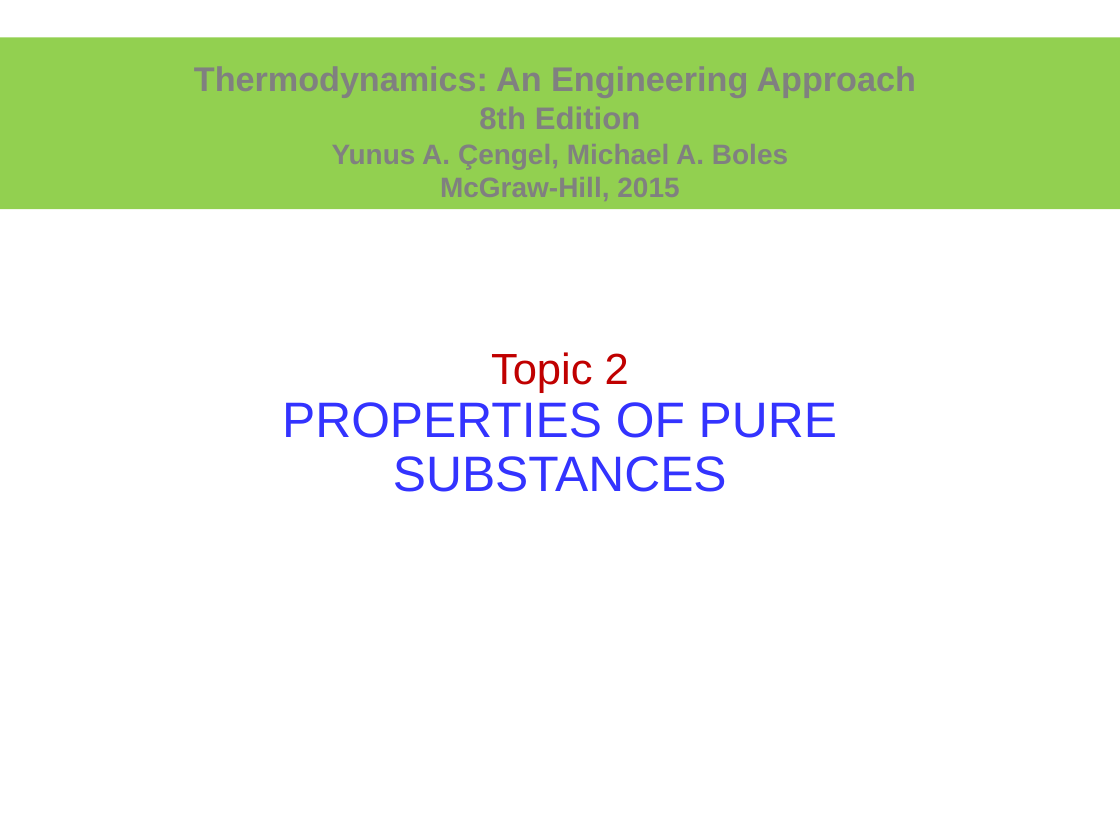
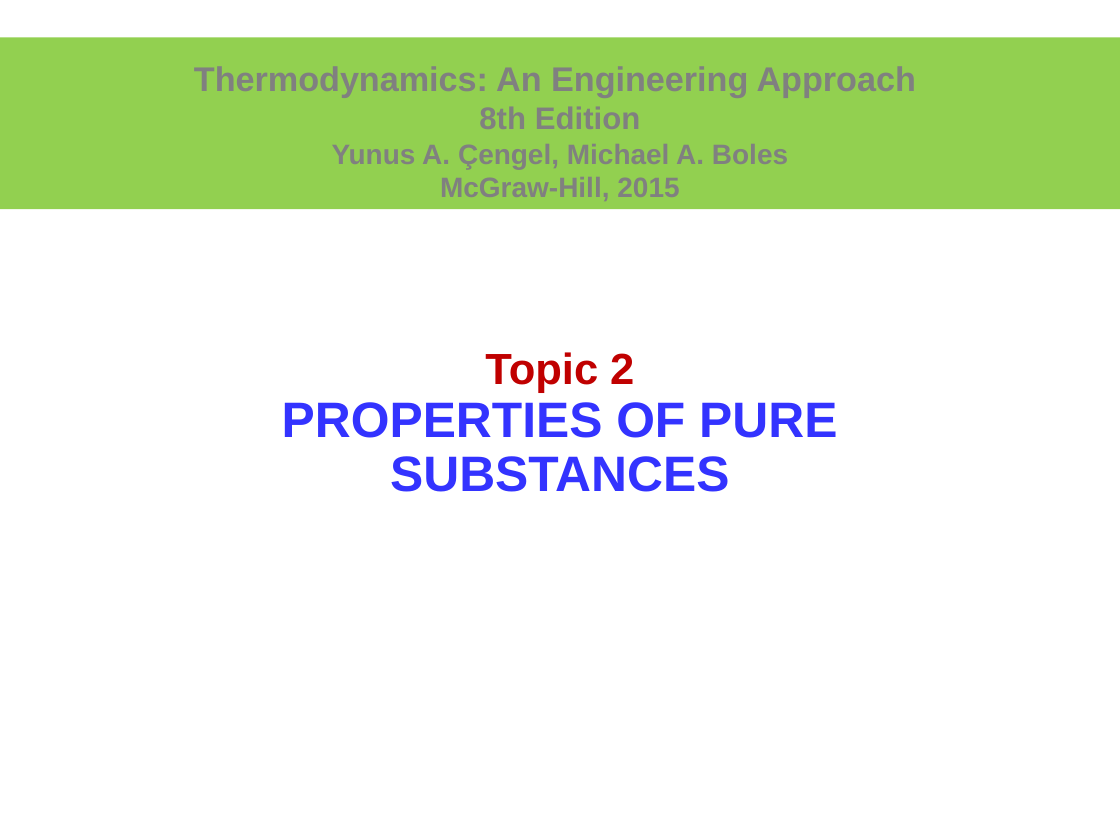
Before and after one commit to longapalooza/ENGR222_222, a slide deck: slide 1 of 03.Properties of Pure Substances.pptx. Drawn at 1120x840 pixels with LibreOffice and Linux fonts; fonts in the diff are those of the drawing. Boxes give left, top, right and bottom in pixels: in the first picture for what was removed or moved away, otherwise in the second. Text is boxed around its words. In the diff, an @@ line names an element or a change of style, - is before the commit and + after.

```diff
--- a/03.Properties of Pure Substances.pptx
+++ b/03.Properties of Pure Substances.pptx
@@ title "Topic 2 PROPERTIES OF PURE ..." at [282, 352, 837, 492]: bold on @@
```
